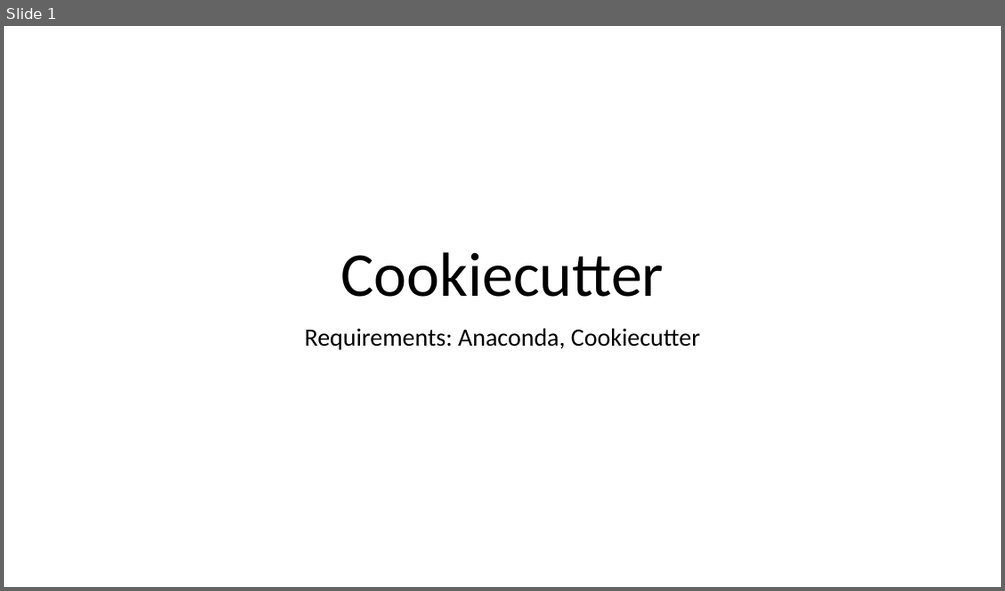
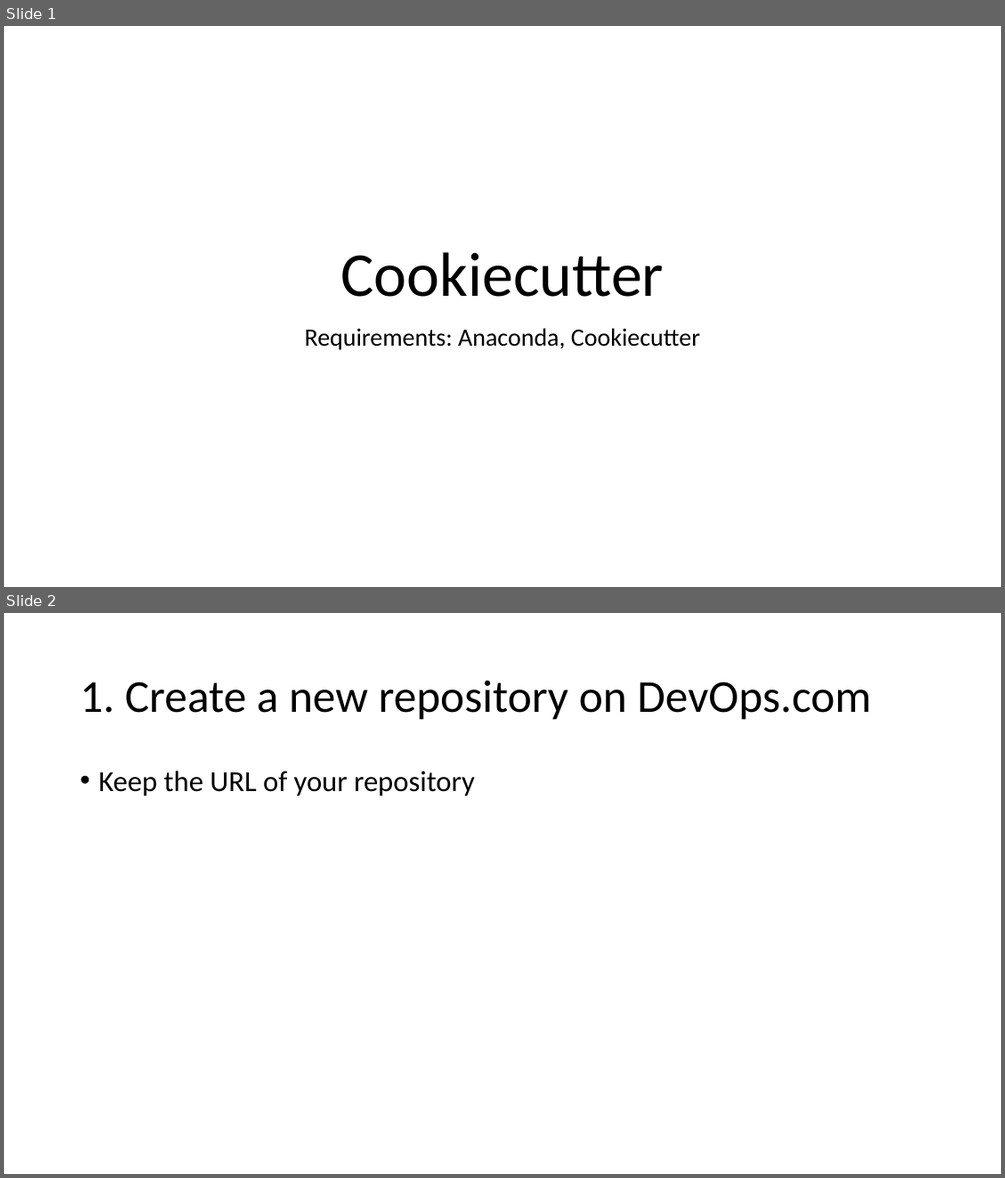
Before and after one commit to julianyangenercare/cookiecuttertemplate, a slide deck: Use Cookiecutter to start your projects.pptx. Shown one above the other, each under a label of ours: slide 1 before the commit, slides 1 and 2 after it. The pictures are 1005x591 and 1005x1178 pixels, drawn with LibreOffice and Linux fonts; fonts in the diff are those of the drawing. Boxes give left, top, right and bottom in pixels: in the first picture for what was removed or moved away, otherwise in the second. Text is boxed around its words. In the diff, an @@ line names an element or a change of style, - is before the commit and + after.

```diff
--- a/Use Cookiecutter to start your projects.pptx
+++ b/Use Cookiecutter to start your projects.pptx
@@ slide 2 added at [4, 613, 1001, 1174], background #FFFFFF @@
@@ title added at [80, 680, 871, 720], 44 pt, text #000000 @@
+1. Create a new repository on DevOps.com
@@ text added at [98, 771, 475, 796], 28 pt, text #000000 @@
+• Keep the URL of your repository
```
Also in this commit, not shown: 5 other slides added, 3 slides removed, 1 other file.
